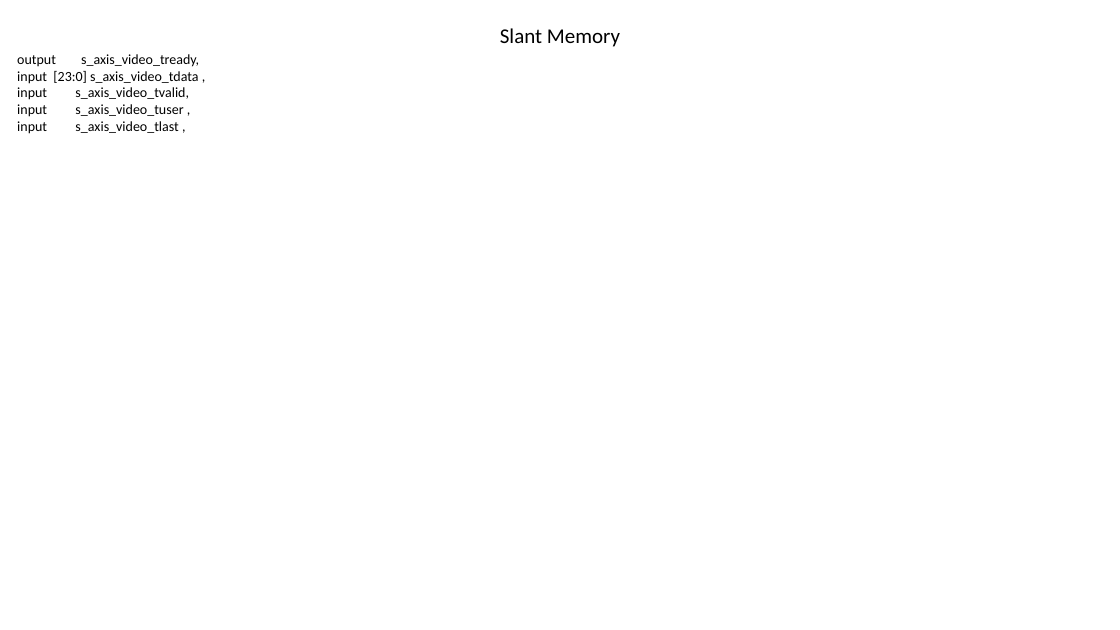
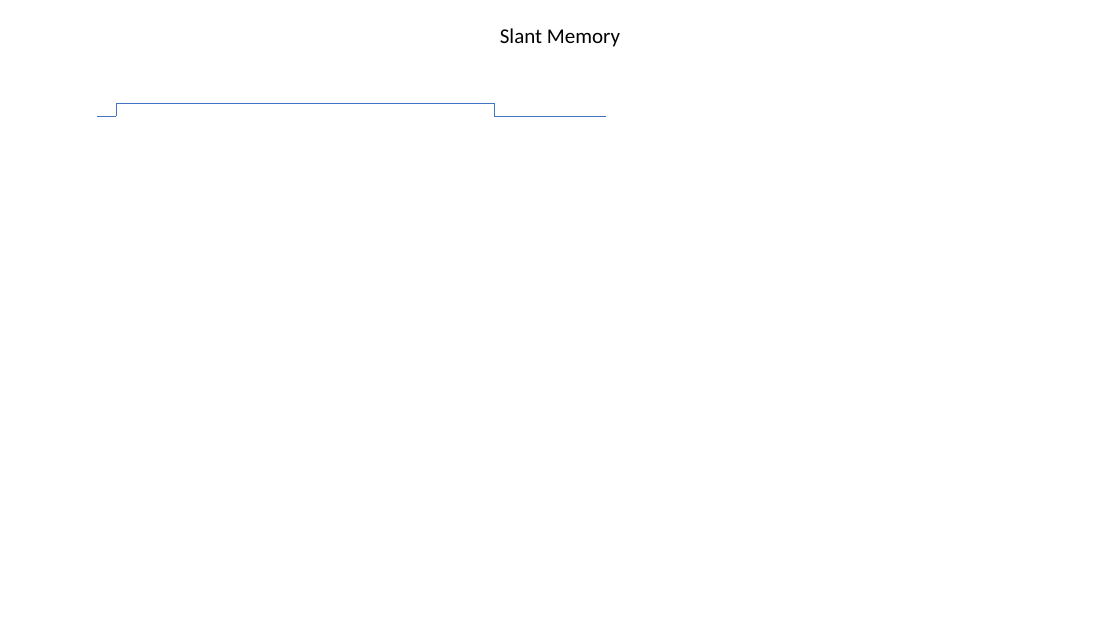
Before and after one commit to zahike/TauDesign, a slide deck: slide 14 of scripts/Drone_Cam_Proj.pptx. Drawn at 1120x630 pixels with LibreOffice and Linux fonts; fonts in the diff are those of the drawing. Boxes give left, top, right and bottom in pixels: in the first picture for what was removed or moved away, otherwise in the second. Text is boxed around its words. In the diff, an @@ line names an element or a change of style, - is before the commit and + after.

```diff
--- a/scripts/Drone_Cam_Proj.pptx
+++ b/scripts/Drone_Cam_Proj.pptx
@@ text removed at bbox=[17, 54, 199, 134] @@
-output s_axis_video_tready,
-input [23:0] s_axis_video_tdata ,
-input s_axis_video_tvalid,
-input s_axis_video_tuser ,
-input s_axis_video_tlast ,
@@ line added from (97, 116) to (117, 116), #4472C4 0.5 pt @@
@@ line added from (117, 103) to (494, 103), #4472C4 0.5 pt @@
@@ line added from (117, 116) to (117, 103), #4472C4 0.5 pt @@
@@ line added from (494, 116) to (494, 103), #4472C4 0.5 pt @@
@@ line added from (494, 117) to (606, 117), #4472C4 0.5 pt @@
```
Also in this commit, not shown: 1 slide added, 1 slide removed, 11 other files.
